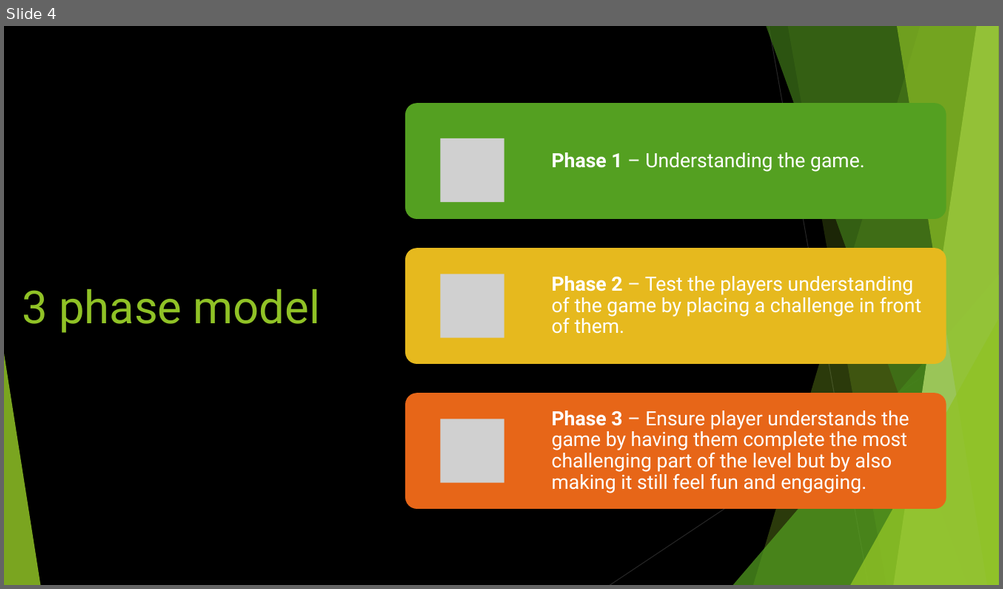
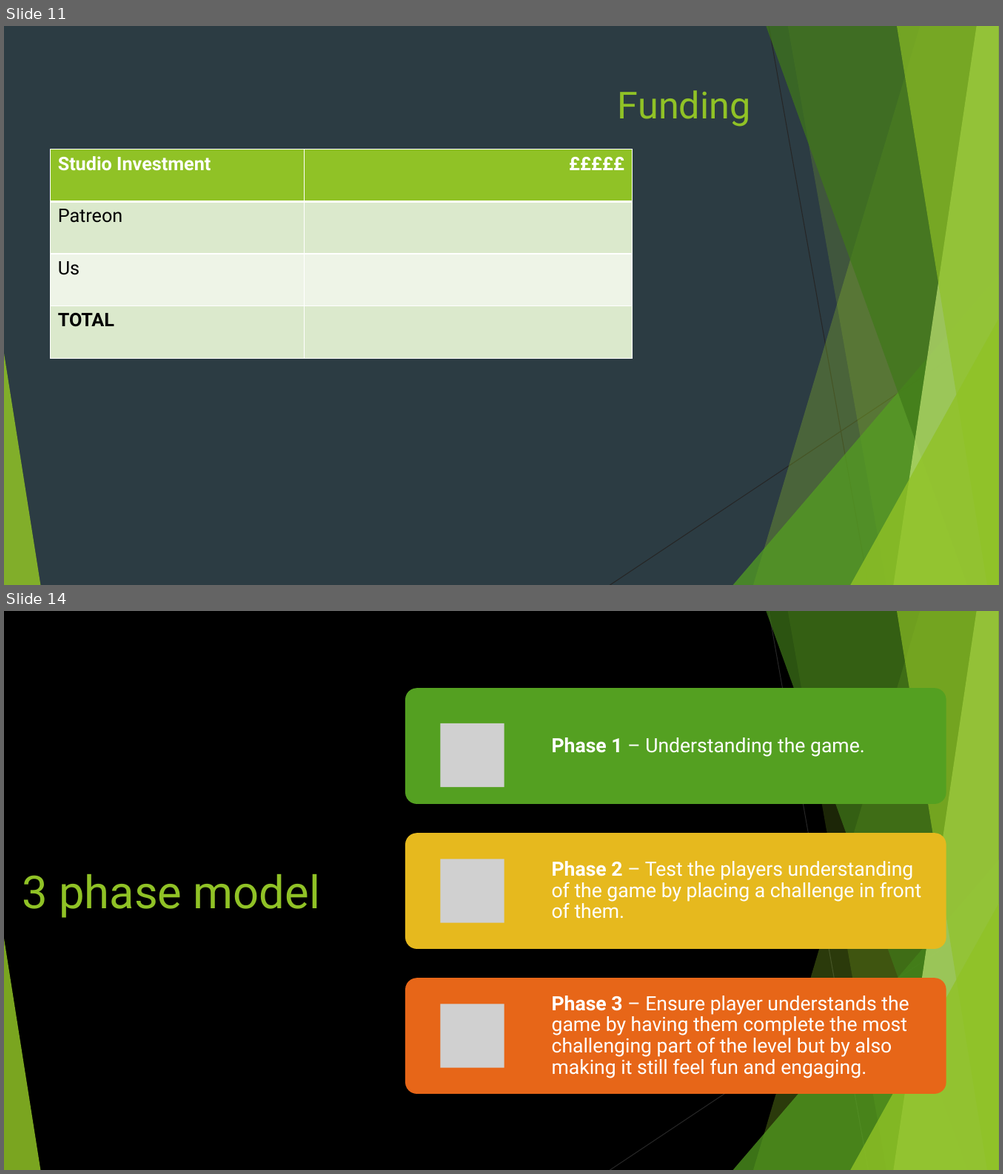
Before and after one commit to Pilokio/Tranzfuser, a slide deck: Virtual Pitch Presentation/Pitch.pptx. Shown one above the other, each under a label of ours: slide 4 before the commit, slides 11 and 14 after it; the slides between them are not shown. The pictures are 1003x589 and 1003x1174 pixels, drawn with LibreOffice and Linux fonts; fonts in the diff are those of the drawing; grey boxes stand for pictures. Boxes give left, top, right and bottom in pixels: in the first picture for what was removed or moved away, otherwise in the second. Text is boxed around its words. In the diff, an @@ line names an element or a change of style, - is before the commit and + after.

```diff
--- a/Virtual Pitch Presentation/Pitch.pptx
+++ b/Virtual Pitch Presentation/Pitch.pptx
@@ slide 11 added at (4, 26, 999, 585), background #2C3C43; not listed: 10 template elements that a slide beside it also shows @@
@@ title added at (617, 90, 751, 127), 36 pt, text #90C226 @@
+Funding
@@ table added at (51, 149, 632, 358), 4 rows, 2 columns @@
+Studio Investment | £££££
+Patreon | 
+Us | 
+TOTAL | 
@@ what was slide 4 is now slide 14 @@
```
Also in this commit, not shown: 1 slide changed, 11 other slides added, 3 slides removed.
